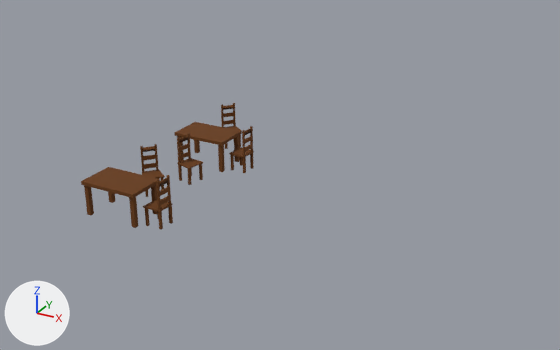
A saved change to the COLLADA model monster_site/assets/dae/tischeStuehle.dae.
Both versions are drawn from a camera (50 mm lens) standing at (3.37, -10.26, 5.18) and looking at (-2.2, -0.13, 0.11). The axes (+X, +Y, +Z) are drawn at lower left. The lights are the same throughout. Where no turn or scale is listed for an object, it has been applied to the vertices. Vertices at the same position are counted once.

Objects in the first picture: 'stuhl', 'stuhl.1', 'stuhl.2', 'stuhl.4', 'tisch', 'tisch.1'.
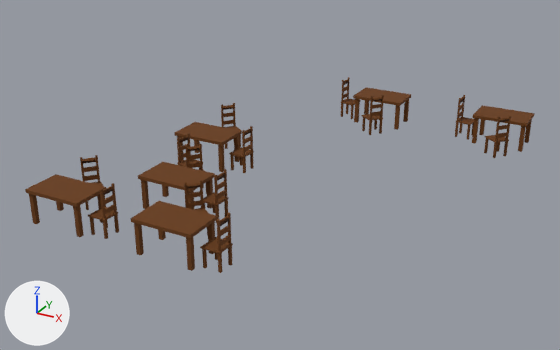
The newer file is also rescaled (x0.25) as a whole; pictures and numbers use the older file's frame.

Pixel boxes (x1, y1, x2, y2) of what changed, in the pictures (560 x 350 px; the box of a moved part takes in the faces that stretch with it):
'tisch', reshaped: before (81, 167, 160, 228); after (25, 174, 106, 237)
'tisch.2', added (brown): after (131, 201, 217, 271)
'tisch.3', added (brown): after (138, 162, 215, 209)
'stuhl', mesh moved: before (143, 175, 173, 230); after (88, 183, 119, 239)
'tisch.5', added (brown): after (472, 105, 535, 152)
'tisch.4', added (brown): after (353, 87, 411, 130)
'stuhl.5', added (brown): after (200, 213, 233, 273)
'stuhl.1', mesh moved: before (140, 144, 165, 197); after (80, 155, 106, 210)
'stuhl.7', added (brown): after (203, 169, 229, 223)
'stuhl.12', added (brown): after (484, 115, 511, 158)
'stuhl.10', added (brown): after (362, 95, 384, 135)
'stuhl.6', added: after (184, 180, 208, 235)
'stuhl.11', added: after (455, 95, 474, 140)
'stuhl.8', added: after (185, 144, 207, 194)
'stuhl.9', added: after (340, 77, 361, 119)
part 3 of me_tisch, moved or reshaped: before (84, 186, 94, 215); after (97, 194, 105, 223)
part 4 of me_tisch, moved or reshaped: before (108, 192, 115, 203); after (29, 194, 40, 224)
part 5 of me_tisch, moved or reshaped: before (129, 197, 138, 228); after (56, 201, 64, 211)
part 6 of me_tisch, moved or reshaped: before (81, 167, 160, 198); after (25, 174, 106, 207)
part 7 of me_tisch, moved or reshaped: before (151, 185, 157, 215); after (73, 206, 84, 237)

Edits to the bpy script that builds the scene:
```text
Change me_tisch:
    where me_tisch.from_pydata(...)  # 40 vertices, 52 faces; spans x -4.142..-3.187, y -2.614..-2.001, z 0.012..0.558
    me_tisch part 3: the loose piece of 8 vertices spanning x -4.114..-4.046, y -2.587..-2.519, z 0.012..0.503 is moved by (0.333, -0.104, 0.0)
    me_tisch part 4: the loose piece of 8 vertices spanning x -4.114..-4.046, y -2.096..-2.028, z 0.012..0.503 is moved by (-0.499, -1.086, 0.0)
    me_tisch part 5: the loose piece of 8 vertices spanning x -3.282..-3.214, y -2.587..-2.519, z 0.012..0.503 is moved by (-1.331, -0.104, 0.0)
    me_tisch part 6: the loose piece of 8 vertices spanning x -4.142..-3.187, y -2.614..-2.001, z 0.503..0.558 is moved by (-0.499, -0.595, 0.0)
    me_tisch part 7: the loose piece of 8 vertices spanning x -3.282..-3.214, y -2.096..-2.028, z 0.012..0.503 is moved by (-0.499, -1.086, 0.0)
Change me_stuhl:
    where me_stuhl.from_pydata(...)  # 91 vertices, 159 faces; spans x -3.15..-2.834, y -2.465..-2.139, z 0.012..0.762
    me_stuhl part 2: the whole mesh is moved by (-0.499, -0.595, 0.0)
Change me_stuhl_1:
    where me_stuhl_1.from_pydata(...)  # 91 vertices, 159 faces; spans x -3.938..-3.52, y -1.701..-1.28, z 0.012..0.762
    me_stuhl_1 part 1: the whole mesh is moved by (-0.499, -0.799, 0.0)
Add ob_tisch_2:
    ob_tisch_2 = bpy.data.objects.new('tisch.2', me_tisch_2)  # 40 vertices, 52 faces; spans x -2.751..-1.796, y -3.21..-2.596, z 0.012..0.558; in mat_mat (brown #683800)
    ob_tisch_2.location = (0.0, 0.0, 0.0)
Add ob_stuhl_5:
    ob_stuhl_5 = bpy.data.objects.new('stuhl.5', me_stuhl_5)  # 91 vertices, 159 faces; spans x -1.759..-1.443, y -3.06..-2.734, z 0.012..0.762; in mat_mat (brown #683800)
    ob_stuhl_5.location = (0.0, 0.0, 0.0)
Add ob_stuhl_6:
    ob_stuhl_6 = bpy.data.objects.new('stuhl.6', me_stuhl_6)  # 91 vertices, 159 faces; spans x -2.547..-2.129, y -2.501..-2.08, z 0.012..0.762; in mat_mat (brown #683800)
    ob_stuhl_6.location = (0.0, 0.0, 0.0)
Add ob_tisch_3:
    ob_tisch_3 = bpy.data.objects.new('tisch.3', me_tisch_3)  # 40 vertices, 52 faces; spans x -3.545..-2.59, y -2.054..-1.44, z 0.012..0.558; in mat_mat (brown #683800)
    ob_tisch_3.location = (0.0, 0.0, 0.0)
Add ob_stuhl_7:
    ob_stuhl_7 = bpy.data.objects.new('stuhl.7', me_stuhl_7)  # 91 vertices, 159 faces; spans x -2.553..-2.237, y -1.905..-1.578, z 0.012..0.762; in mat_mat (brown #683800)
    ob_stuhl_7.location = (0.0, 0.0, 0.0)
Add ob_stuhl_8:
    ob_stuhl_8 = bpy.data.objects.new('stuhl.8', me_stuhl_8)  # 91 vertices, 159 faces; spans x -3.342..-2.923, y -1.345..-0.924, z 0.012..0.762; in mat_mat (brown #683800)
    ob_stuhl_8.location = (0.0, 0.0, 0.0)
Add ob_tisch_4:
    ob_tisch_4 = bpy.data.objects.new('tisch.4', me_tisch_4)  # 40 vertices, 52 faces; spans x -2.313..-1.359, y 3.009..3.623, z 0.012..0.558; in mat_mat (brown #683800)
    ob_tisch_4.location = (0.0, 0.0, 0.0)
Add ob_stuhl_9:
    ob_stuhl_9 = bpy.data.objects.new('stuhl.9', me_stuhl_9)  # 91 vertices, 159 faces; spans x -2.667..-2.35, y 3.148..3.474, z 0.012..0.762; in mat_mat (brown #683800)
    ob_stuhl_9.location = (0.0, 0.0, 0.0)
Add ob_stuhl_10:
    ob_stuhl_10 = bpy.data.objects.new('stuhl.10', me_stuhl_10)  # 91 vertices, 159 faces; spans x -1.981..-1.562, y 2.493..2.914, z 0.012..0.762; in mat_mat (brown #683800)
    ob_stuhl_10.location = (0.0, 0.0, 0.0)
Add ob_tisch_5:
    ob_tisch_5 = bpy.data.objects.new('tisch.5', me_tisch_5)  # 40 vertices, 52 faces; spans x 0.025..0.98, y 3.009..3.623, z 0.012..0.558; in mat_mat (brown #683800)
    ob_tisch_5.location = (0.0, 0.0, 0.0)
Add ob_stuhl_11:
    ob_stuhl_11 = bpy.data.objects.new('stuhl.11', me_stuhl_11)  # 91 vertices, 159 faces; spans x -0.329..-0.012, y 3.148..3.474, z 0.012..0.762; in mat_mat (brown #683800)
    ob_stuhl_11.location = (0.0, 0.0, 0.0)
Add ob_stuhl_12:
    ob_stuhl_12 = bpy.data.objects.new('stuhl.12', me_stuhl_12)  # 91 vertices, 159 faces; spans x 0.357..0.776, y 2.493..2.914, z 0.012..0.762; in mat_mat (brown #683800)
    ob_stuhl_12.location = (0.0, 0.0, 0.0)
```
